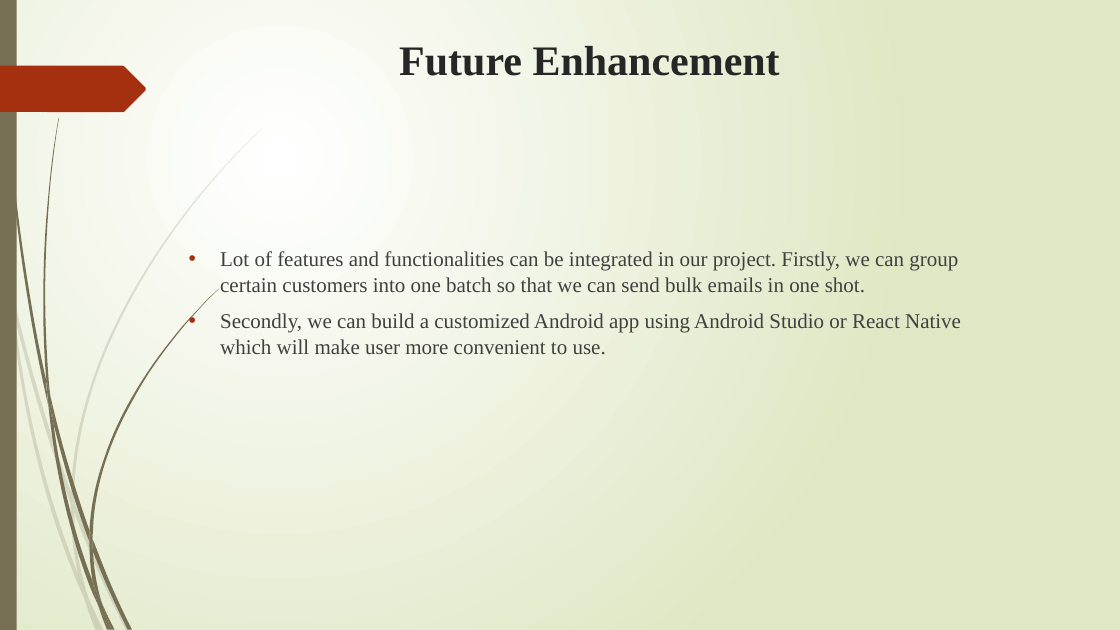
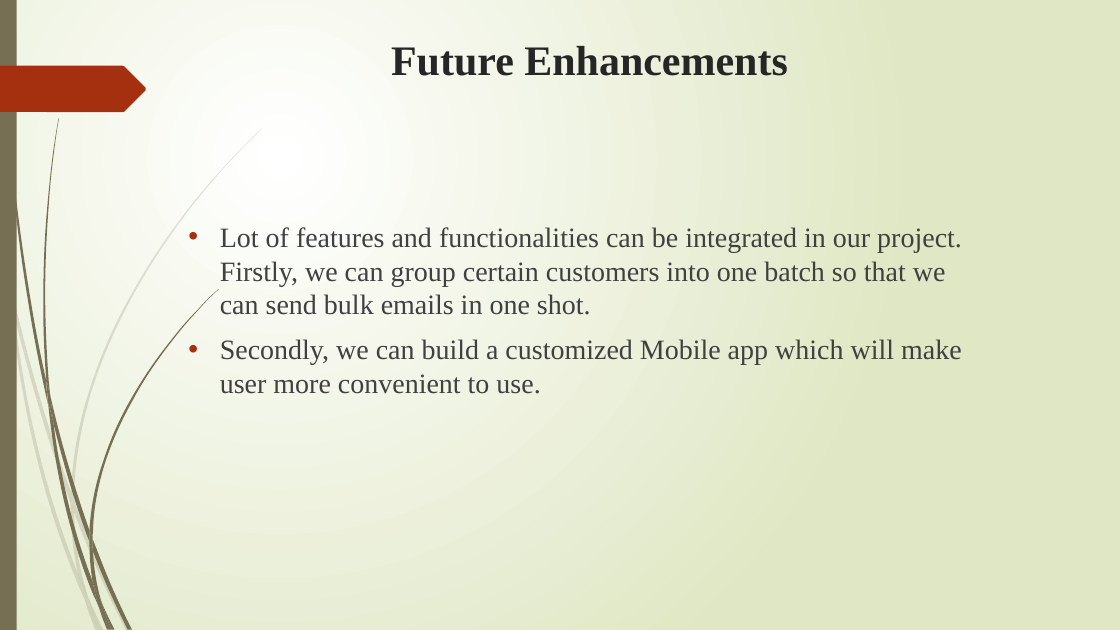
Before and after one commit to vijaykumarrpai/mca-code, a slide deck: slide 24 of 5thSem/Project/Bulk Email Aggregtor - Final.pptx (slide 23 before the commit). Drawn at 1120x630 pixels with LibreOffice and Linux fonts; fonts in the diff are those of the drawing. Boxes give left, top, right and bottom in pixels: in the first picture for what was removed or moved away, otherwise in the second. Text is boxed around its words. In the diff, an @@ line names an element or a change of style, - is before the commit and + after.

```diff
--- a/5thSem/Project/Bulk Email Aggregtor - Final.pptx
+++ b/5thSem/Project/Bulk Email Aggregtor - Final.pptx
@@ title at (x1=391, y1=46, x2=788, y2=76): text changed @@
-Future Enhancement
+Future Enhancements
@@ text "Lot of features and functionalities ..." moved from (x1=220, y1=251, x2=961, y2=354) to (x1=220, y1=227, x2=962, y2=394) @@
@@ text at (x1=220, y1=227, x2=962, y2=315): size 18 to 24 pt in "Lot of features and functionalities can be ..." @@
@@ text at (x1=220, y1=339, x2=962, y2=394): text changed; size 18 to 24 pt @@
-• Secondly, we can build a customized Android app using Android Studio or React Native which will make user more convenient to use.
+• Secondly, we can build a customized Mobile app which will make user more convenient to use.
```
Also in this commit, not shown: 14 other slides changed, 3 slides added, 2 slides removed, 20 other files.
